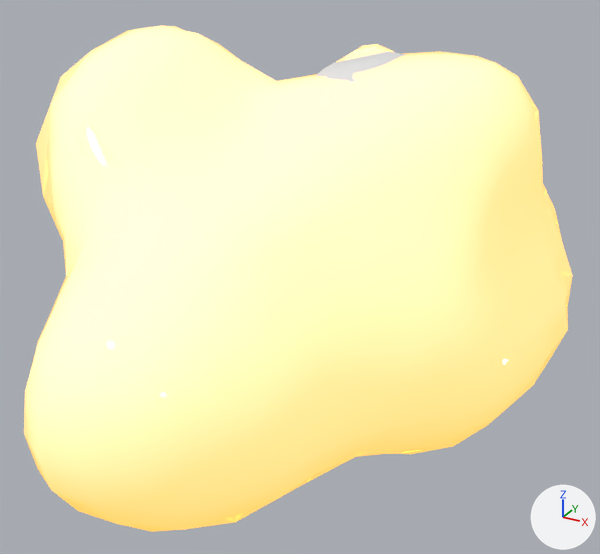
An edit to the FBX model Models/cloud.fbx, drawn before and after from the same camera.
Camera for both pictures: a 50 mm lens placed at (2.35, -4.73, 2.48), pointed at (-0.08, -0.32, 0.27). The lights are fixed; the arrows at lower right show +X, +Y and +Z. Where no turn or scale is listed for an object, it has been applied to the vertices.
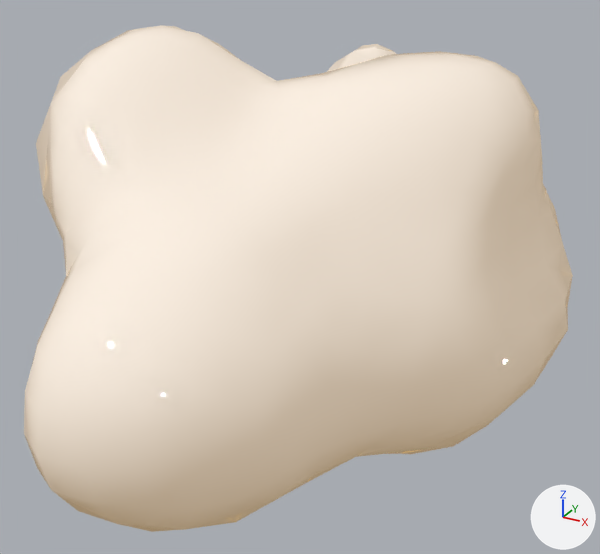
What the commit changed:
In material 'Material.001' (mat_material_001), emission_strength goes from 1.0 to 0.2.
Object 'Sphere.003' (ob_sphere_003) is deleted.

Where the change shows, as pixel boxes (x1, y1, x2, y2) in the pictures (600 x 554 px):
'Sphere', surface changed: (24, 25, 573, 532) in both
'Sphere.003', deleted: before (316, 52, 407, 82)
